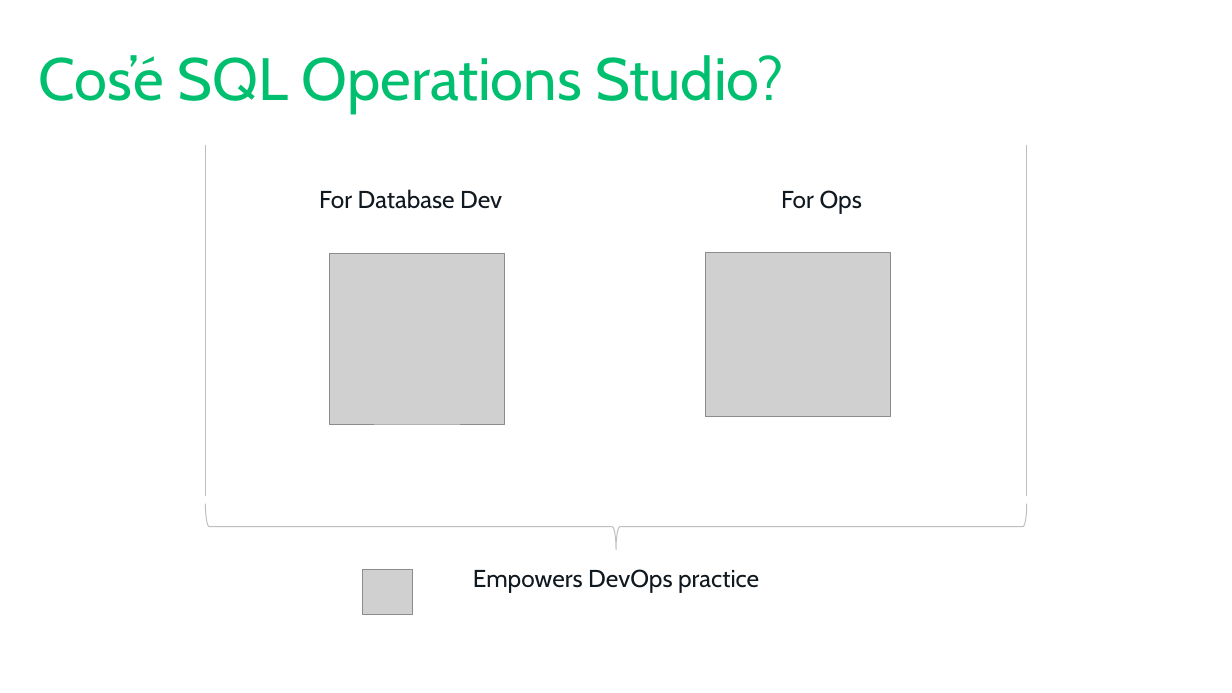
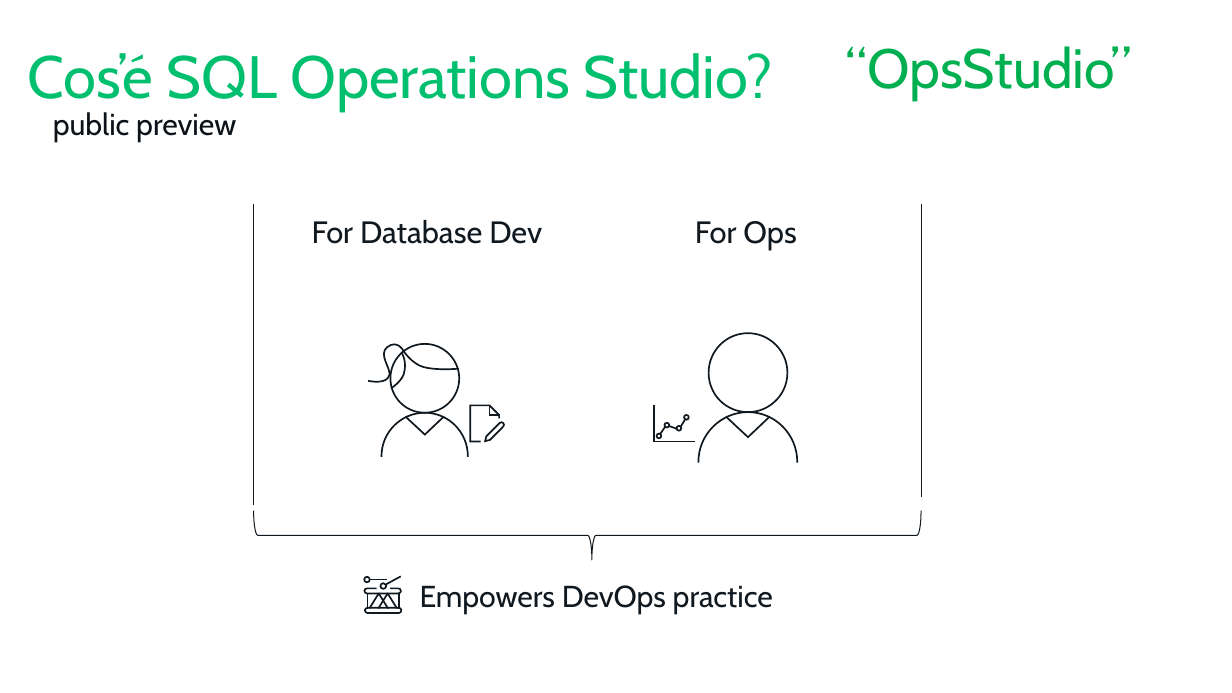
Before and after one commit to mrg3d/demo-opsstudio-repo, a slide deck: slide 8 of Introducing SQL Operations Studio.pptx. Drawn at 1232x693 pixels with LibreOffice and Linux fonts; fonts in the diff are those of the drawing; grey boxes stand for pictures; background and template pictures are left out. Boxes give left, top, right and bottom in pixels: in the first picture for what was removed or moved away, otherwise in the second. Text is boxed around its words. In the diff, an @@ line names an element or a change of style, - is before the commit and + after.

```diff
--- a/Introducing SQL Operations Studio.pptx
+++ b/Introducing SQL Operations Studio.pptx
@@ title "Cos’é SQL Operations Studio?": place and size @@
-title "Cos’é SQL Operations Studio?" at <box>39,55,784,114</box>
+title "Cos’é SQL Operations Studio?" at <box>27,53,773,112</box>
@@ text added at <box>845,46,1131,100</box>, 40.8 pt, text #00B050 @@
+“OpsStudio”
@@ text added at <box>53,112,236,142</box>, 22.2 pt, text #0C1218 @@
+public preview
@@ table removed at <box>205,145,1027,617</box>, 3 rows, 2 columns @@
-For Database Dev | For Ops
- | 
-Empowers DevOps practice | 
@@ line added from (253, 203) to (253, 505), #101820 0.75 pt @@
@@ line added from (921, 203) to (921, 498), #101820 0.75 pt @@
@@ text added at <box>312,220,542,244</box>, 22.7 pt, text #101820 @@
+For Database Dev
@@ text added at <box>695,221,796,250</box>, 22.7 pt, text #101820 @@
+For Ops
@@ picture removed at <box>330,253,505,424</box> @@
@@ picture removed at <box>705,252,891,417</box> @@
@@ freeform shape added at <box>369,339,467,457</box>, outline #101820 1.25 pt @@
@@ freeform shape added at <box>698,333,797,462</box>, outline #101820 1.25 pt @@
@@ freeform shape added at <box>470,406,505,442</box>, outline #101820 1.25 pt @@
@@ freeform shape added at <box>654,406,694,442</box>, outline #101820 1.25 pt @@
@@ left brace: place and size @@
-left brace at <box>206,504,1027,550</box>
+left brace at <box>254,511,922,560</box>
@@ left brace at <box>254,511,922,560</box>: outline #BFBFBF 0.75 pt to #101820 0.75 pt; proportions changed @@
@@ picture removed at <box>363,569,413,614</box> @@
@@ freeform shape added at <box>364,577,401,613</box>, outline #101820 1.25 pt @@
@@ text added at <box>420,585,773,614</box>, 22.2 pt, text #101820 @@
+Empowers DevOps practice
```
Also in this commit, not shown: 1 other slide changed.
